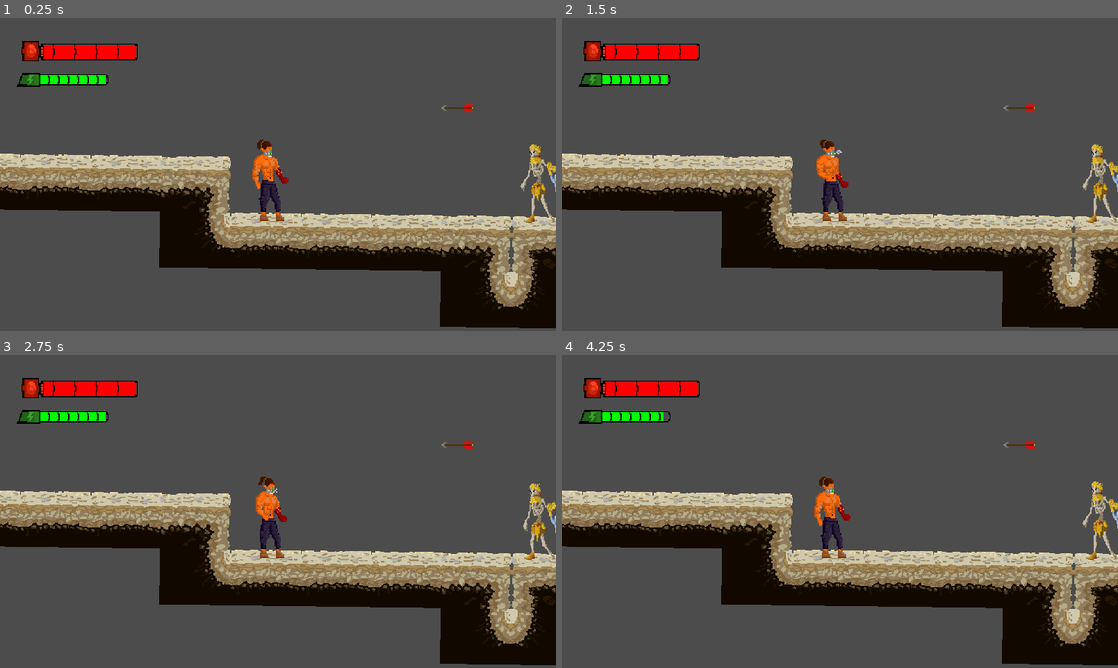
Above: before the commit, frames 1-4 (two rows, left to right).
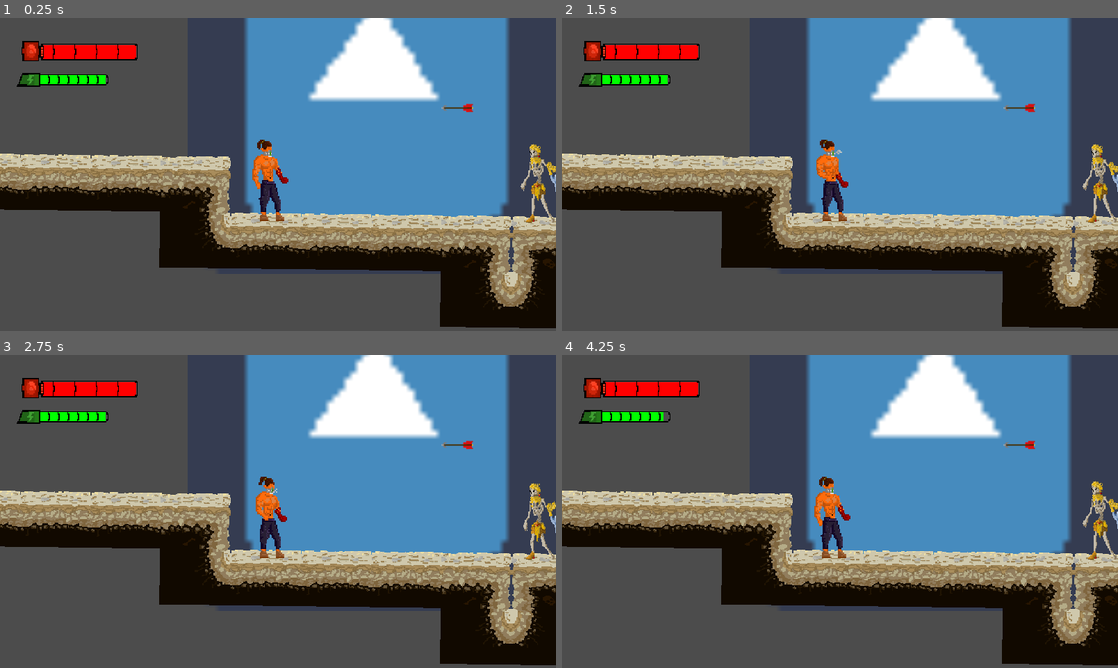
Above: after the commit, the same moments.

Repository: RazvanDu/DevilsSeed
Game: Godot game, scene res://scenes/sceneta.tscn
Same seed, same stepped clock (60 frames per second), same inputs: the game is played once before the commit and once after it. The engine's default icon, where the game draws it, is replaced by a stand-in: a white triangle on a blue panel in a dark square.
Inputs:
- Up to frame 1 (0.25 s): no input
- Up to frame 2 (1.5 s): tap Enter at 0.5 s; hold Shift 0.53-1.28 s; hold D from 0.53 s (still down); tap Space at 0.77 s; tap X at 1.35 s
- Up to frame 3 (2.75 s): tap Space at 1.52 s; release D at 2.03 s; hold A from 2.03 s (still down); hold Shift from 2.03 s (still down)
- Up to frame 4 (4.25 s): release A at 2.78 s; release Shift at 2.78 s; hold D from 2.78 s (still down); tap X at 2.85 s; tap Space at 3.02, 3.5, 3.77 s; hold Shift from 3.53 s (still down)

The runs differ from the first frame. In frame 1, 29% of the frame differs, in the area x 43-92%, y 0-64%; in frame 2, 29%; in frame 3, 29%; in frame 4, 29%.

Commit message:
Sprite cu Savu2

Diff:
--- a/scenes/sceneta.tscn
+++ b/scenes/sceneta.tscn
@@ -9,32 +9,32 @@
 [ext_resource path="res://Sprite.gd" type="Script" id=7]
 [ext_resource path="res://assets/hud/hudstempty.png" type="Texture" id=8]
 [ext_resource path="res://stamina.gd" type="Script" id=9]
-[ext_resource path="res://assets/savtest/savatak6.png" type="Texture" id=10]
-[ext_resource path="res://assets/savtest/savatak7.png" type="Texture" id=11]
-[ext_resource path="res://assets/savtest/savatak8.png" type="Texture" id=12]
-[ext_resource path="res://assets/savtest/savatak9.png" type="Texture" id=13]
-[ext_resource path="res://assets/savtest/savatak10.png" type="Texture" id=14]
-[ext_resource path="res://assets/Savu/Savurun1.png" type="Texture" id=15]
-[ext_resource path="res://assets/Savu/Savurun2.png" type="Texture" id=16]
-[ext_resource path="res://assets/Savu/Savurun3.png" type="Texture" id=17]
-[ext_resource path="res://assets/Savu/Savurun4.png" type="Texture" id=18]
-[ext_resource path="res://assets/Savu/Savurun6.png" type="Texture" id=19]
-[ext_resource path="res://assets/Savu/Savurun7.png" type="Texture" id=20]
-[ext_resource path="res://assets/Savu/Savurun8.png" type="Texture" id=21]
-[ext_resource path="res://assets/Savu/Savurun9.png" type="Texture" id=22]
-[ext_resource path="res://assets/savtest/Savatak1.png" type="Texture" id=23]
-[ext_resource path="res://assets/savtest/Savatak2.png" type="Texture" id=24]
-[ext_resource path="res://assets/savtest/savatak3.png" type="Texture" id=25]
-[ext_resource path="res://assets/savtest/savatak4.png" type="Texture" id=26]
-[ext_resource path="res://assets/savtest/savatak5.png" type="Texture" id=27]
-[ext_resource path="res://assets/Savu/savuhit.png" type="Texture" id=28]
-[ext_resource path="res://assets/Savu/savuidle1.png" type="Texture" id=29]
-[ext_resource path="res://assets/Savu/savuidle2.png" type="Texture" id=30]
-[ext_resource path="res://assets/Savu/savuidle3.png" type="Texture" id=31]
-[ext_resource path="res://assets/Savu/savuidle4.png" type="Texture" id=32]
-[ext_resource path="res://assets/Savu/Savujump1.png" type="Texture" id=33]
-[ext_resource path="res://assets/Savu/savpary.png" type="Texture" id=34]
-[ext_resource path="res://assets/Savu/Savujump2.png" type="Texture" id=35]
+[ext_resource path="res://assets/Savu/Savurun1.png" type="Texture" id=10]
+[ext_resource path="res://assets/Savu/Savurun2.png" type="Texture" id=11]
+[ext_resource path="res://assets/Savu/Savurun3.png" type="Texture" id=12]
+[ext_resource path="res://assets/Savu/Savurun4.png" type="Texture" id=13]
+[ext_resource path="res://assets/Savu/Savurun6.png" type="Texture" id=14]
+[ext_resource path="res://assets/Savu/Savurun7.png" type="Texture" id=15]
+[ext_resource path="res://assets/Savu/Savurun8.png" type="Texture" id=16]
+[ext_resource path="res://assets/Savu/Savurun9.png" type="Texture" id=17]
+[ext_resource path="res://assets/savtest/Savatak1.png" type="Texture" id=18]
+[ext_resource path="res://assets/savtest/Savatak2.png" type="Texture" id=19]
+[ext_resource path="res://assets/savtest/savatak3.png" type="Texture" id=20]
+[ext_resource path="res://assets/savtest/savatak4.png" type="Texture" id=21]
+[ext_resource path="res://assets/savtest/savatak5.png" type="Texture" id=22]
+[ext_resource path="res://assets/Savu/savuhit.png" type="Texture" id=23]
+[ext_resource path="res://assets/Savu/savuidle1.png" type="Texture" id=24]
+[ext_resource path="res://assets/Savu/savuidle2.png" type="Texture" id=25]
+[ext_resource path="res://assets/Savu/savuidle3.png" type="Texture" id=26]
+[ext_resource path="res://assets/Savu/savuidle4.png" type="Texture" id=27]
+[ext_resource path="res://assets/Savu/Savujump1.png" type="Texture" id=28]
+[ext_resource path="res://assets/Savu/Savujump2.png" type="Texture" id=29]
+[ext_resource path="res://assets/Savu/savpary.png" type="Texture" id=30]
+[ext_resource path="res://assets/savtest/savatak6.png" type="Texture" id=31]
+[ext_resource path="res://assets/savtest/savatak7.png" type="Texture" id=32]
+[ext_resource path="res://assets/savtest/savatak8.png" type="Texture" id=33]
+[ext_resource path="res://assets/savtest/savatak9.png" type="Texture" id=34]
+[ext_resource path="res://assets/savtest/savatak10.png" type="Texture" id=35]
 [ext_resource path="res://AnimatedSprite.gd" type="Script" id=36]
 [ext_resource path="res://Area2D.gd" type="Script" id=37]
 [ext_resource path="res://skeleton.gd" type="Script" id=38]
@@ -52,6 +52,7 @@
 [ext_resource path="res://assets/skelly/skelhit.png" type="Texture" id=50]
 [ext_resource path="res://scenes/sajeata.gd" type="Script" id=51]
 [ext_resource path="res://assets/pots and projectiles/sageata.png" type="Texture" id=52]
+[ext_resource path="res://assets/icon.png" type="Texture" id=53]
 
 [sub_resource type="RectangleShape2D" id=1]
 
@@ -66,45 +67,45 @@
 [sub_resource type="SpriteFrames" id=3]
 
 animations = [ {
-"frames": [ ExtResource( 10 ), ExtResource( 11 ), ExtResource( 12 ), ExtResource( 13 ), ExtResource( 14 ) ],
+"frames": [ ExtResource( 10 ), ExtResource( 11 ), ExtResource( 12 ), ExtResource( 13 ), ExtResource( 14 ), ExtResource( 15 ), ExtResource( 16 ), ExtResource( 17 ) ],
+"loop": true,
+"name": "savurun",
+"speed": 9.0
+}, {
+"frames": [ ExtResource( 18 ), ExtResource( 19 ), ExtResource( 20 ), ExtResource( 21 ), ExtResource( 22 ) ],
+"loop": true,
+"name": "savuattack1",
+"speed": 20.0
+}, {
+"frames": [ ExtResource( 23 ) ],
+"loop": true,
+"name": "savuhit",
+"speed": 5.0
+}, {
+"frames": [ ExtResource( 24 ), ExtResource( 25 ), ExtResource( 26 ), ExtResource( 27 ) ],
+"loop": true,
+"name": "savuidle",
+"speed": 1.8
+}, {
+"frames": [ ExtResource( 28 ) ],
+"loop": true,
+"name": "savujump",
+"speed": 5.0
+}, {
+"frames": [ ExtResource( 29 ) ],
+"loop": true,
+"name": "savufall",
+"speed": 5.0
+}, {
+"frames": [ ExtResource( 30 ) ],
+"loop": true,
+"name": "savparry",
+"speed": 20.0
+}, {
+"frames": [ ExtResource( 31 ), ExtResource( 32 ), ExtResource( 33 ), ExtResource( 34 ), ExtResource( 35 ) ],
 "loop": true,
 "name": "savuattack2",
 "speed": 15.0
-}, {
-"frames": [ ExtResource( 15 ), ExtResource( 16 ), ExtResource( 17 ), ExtResource( 18 ), ExtResource( 19 ), ExtResource( 20 ), ExtResource( 21 ), ExtResource( 22 ) ],
-"loop": true,
-"name": "savurun",
-"speed": 9.0
-}, {
-"frames": [ ExtResource( 23 ), ExtResource( 24 ), ExtResource( 25 ), ExtResource( 26 ), ExtResource( 27 ) ],
-"loop": true,
-"name": "savuattack1",
-"speed": 20.0
-}, {
-"frames": [ ExtResource( 28 ) ],
-"loop": true,
-"name": "savuhit",
-"speed": 5.0
-}, {
-"frames": [ ExtResource( 29 ), ExtResource( 30 ), ExtResource( 31 ), ExtResource( 32 ) ],
-"loop": true,
-"name": "savuidle",
-"speed": 1.8
-}, {
-"frames": [ ExtResource( 33 ) ],
-"loop": true,
-"name": "savujump",
-"speed": 5.0
-}, {
-"frames": [ ExtResource( 34 ) ],
-"loop": true,
-"name": "savparry",
-"speed": 20.0
-}, {
-"frames": [ ExtResource( 35 ) ],
-"loop": true,
-"name": "savufall",
-"speed": 5.0
 } ]
 _sections_unfolded = [ "Resource" ]
 
@@ -356,4 +357,12 @@
 scale = Vector2( 0.313564, 0.613932 )
 texture = ExtResource( 52 )
 
+[node name="Savu2" type="Sprite" parent="." index="4"]
+
+position = Vector2( 627.053, 217.057 )
+scale = Vector2( 6.68678, 6.68678 )
+z_index = -1
+texture = ExtResource( 53 )
+_sections_unfolded = [ "Z Index" ]
+
 [connection signal="body_entered" from="Area2D" to="Savu" method="_on_Area2D_body_entered"]
Not shown: 1 places in scenes/sceneta.tscn that only renumber resources
